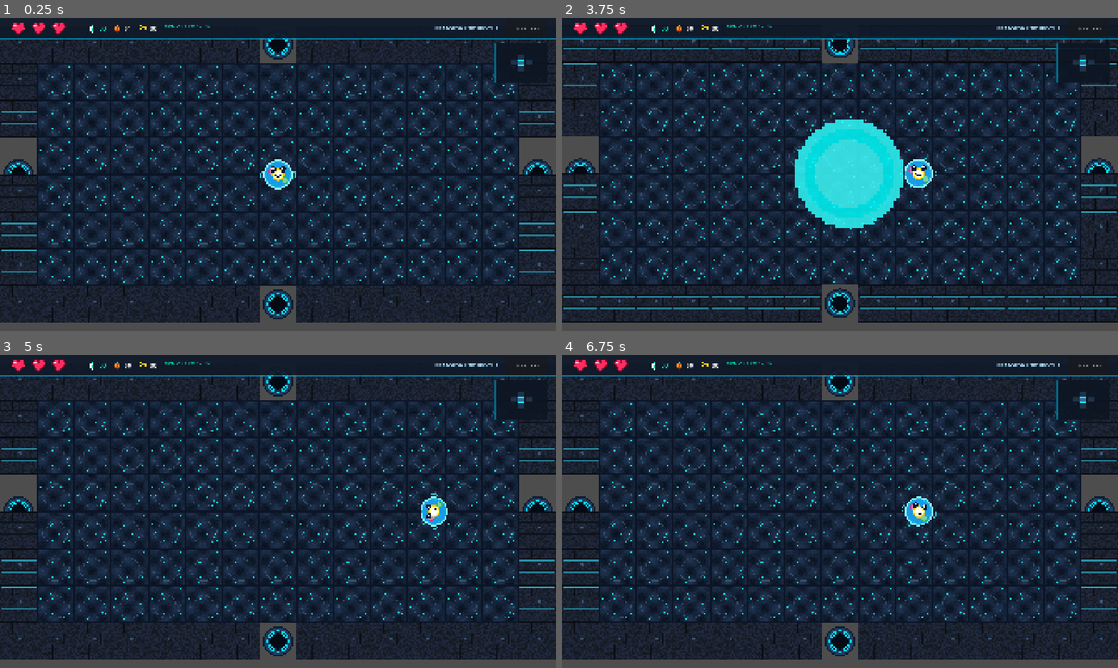
Above: before the commit, frames 1-4 (two rows, left to right).
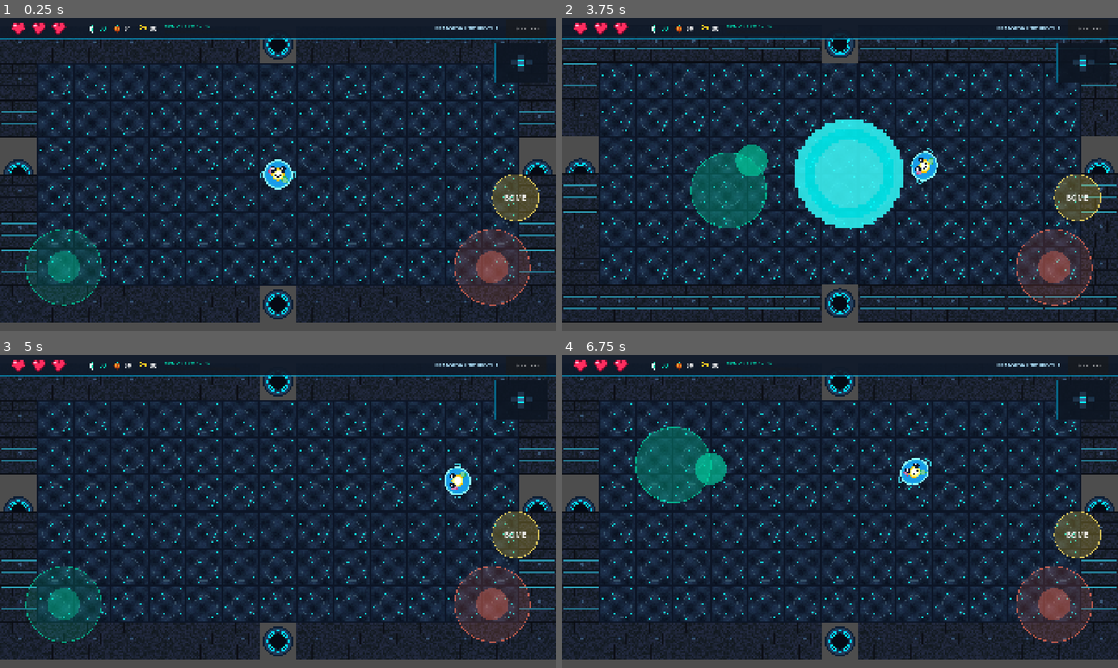
Above: after the commit, the same moments.

Repository: kurosatto/Game
Game: Godot game, scene res://Main.tscn
The game is run twice, just before and just after one commit, with the same random seed, the same clock (stepped at 60 frames per second) and the same inputs.
Inputs (mouse positions are in pixels of both pictures, inside the frame that each line leads up to):
- Up to frame 1 (0.25 s): no input
- Up to frame 2 (3.75 s): tap Enter at 0.5 s; move the mouse to (962, 158) at 0.52 s; hold D (move_right) 0.53-1.25 s; tap E (place_bomb) at 0.6 s; click (962, 158) at 0.67 s; tap Space at 0.77 s; click "⚙ SETTINGS" at 1.25 s; click "Windowed (1920 x 1080 - 1080p…" at 2 s; click "RESUME GAME (ESC)" at 2.75 s; drag from (728, 190) to (840, 46) at 3.52 s
- Up to frame 3 (5 s): move the mouse to (333, 442) at 4.27 s; hold D (move_right) from 4.28 s (still down); hold R from 4.28 s (still down); click (333, 442) at 4.42 s; tap E (place_bomb) at 4.55 s
- Up to frame 4 (6.75 s): release D (move_right) at 5 s; release R at 5 s; drag from (812, 574) to (584, 511) at 5.02 s; move the mouse to (1006, 558) at 5.77 s; hold A (move_left) 5.78-6.5 s; tap E (place_bomb) at 5.85 s; click (1006, 558) at 5.92 s; tap Space at 6.02 s; drag from (673, 464) to (1095, 511) at 6.52 s

The runs differ from the first frame. In frame 1, 6.1% of the frame differs, in the area x 4-97%, y 50-92%; in frame 2, 6.9%; in frame 3, 6.8%; in frame 4, 7.2%, in the area x 13-97%, y 22-92%.

Commit message:
Add Android touch controls and fit tall phone screens
Floating move and shoot sticks plus a bomb button press the same input
actions as the keyboard, shown only on touch devices. Stretch aspect is
now expand with sensor landscape, and HUD overlays anchor to the screen
edges so wide 20:9 phones fill the screen. Tap restarts after game over.

Co-Authored-By: Claude Opus 5.5 <noreply@anthropic.com>
Claude-Session: https://claude.ai/code/session_01LWzy8HRMBGF58NKaSmcoKW

Diff:
--- a/HUD.tscn
+++ b/HUD.tscn
@@ -36,9 +36,11 @@
 script = ExtResource("1_hud")
 
 [node name="HUDPanel" type="Panel" parent="."]
-custom_minimum_size = Vector2(1920, 72)
-offset_right = 1920.0
+custom_minimum_size = Vector2(0, 72)
+anchors_preset = 10
+anchor_right = 1.0
 offset_bottom = 72.0
+grow_horizontal = 2
 theme_override_styles/panel = SubResource("StyleBoxFlat_panel")
 
 [node name="MarginContainer" type="MarginContainer" parent="HUDPanel"]
@@ -152,10 +154,14 @@
 text = " ⚙ SETTINGS "
 
 [node name="MinimapContainer" type="PanelContainer" parent="."]
-offset_left = 1710.0
+anchors_preset = 1
+anchor_left = 1.0
+anchor_right = 1.0
+offset_left = -210.0
 offset_top = 85.0
-offset_right = 1890.0
+offset_right = -30.0
 offset_bottom = 225.0
+grow_horizontal = 0
 
 [node name="Minimap" type="Control" parent="MinimapContainer"]
 layout_mode = 2
@@ -217,8 +223,11 @@
 
 [node name="SettingsModal" type="ColorRect" parent="."]
 visible = false
-offset_right = 1920.0
-offset_bottom = 1080.0
+anchors_preset = 15
+anchor_right = 1.0
+anchor_bottom = 1.0
+grow_horizontal = 2
+grow_vertical = 2
 color = Color(0, 0, 0, 0.75)
 
 [node name="Panel" type="Panel" parent="SettingsModal"]
@@ -317,8 +326,11 @@
 
 [node name="GameOverScreen" type="ColorRect" parent="."]
 visible = false
-offset_right = 1920.0
-offset_bottom = 1080.0
+anchors_preset = 15
+anchor_right = 1.0
+anchor_bottom = 1.0
+grow_horizontal = 2
+grow_vertical = 2
 color = Color(0.08, 0.02, 0.05, 0.88)
 
 [node name="Center" type="VBoxContainer" parent="GameOverScreen"]
@@ -346,13 +358,16 @@
 [node name="SubLabel" type="Label" parent="GameOverScreen/Center"]
 layout_mode = 2
 theme_override_font_sizes/font_size = 22
-text = "Your genetic lineage was severed.\nPress R to Mutate Anew"
+text = "Your genetic lineage was severed.\nPress R or tap to Mutate Anew"
 horizontal_alignment = 1
 
 [node name="VictoryScreen" type="ColorRect" parent="."]
 visible = false
-offset_right = 1920.0
-offset_bottom = 1080.0
+anchors_preset = 15
+anchor_right = 1.0
+anchor_bottom = 1.0
+grow_horizontal = 2
+grow_vertical = 2
 color = Color(0.02, 0.1, 0.08, 0.88)
 
 [node name="Center" type="VBoxContainer" parent="VictoryScreen"]
@@ -386,5 +401,5 @@
 [node name="RestartLabel" type="Label" parent="VictoryScreen/Center"]
 layout_mode = 2
 theme_override_font_sizes/font_size = 18
-text = "Press R to Restart"
-horizontal_alignment = 1
+text = "Press R or tap to Restart"
+horizontal_alignment = 1
--- a/Main.gd
+++ b/Main.gd
@@ -67,6 +67,12 @@
         if Input.is_key_pressed(KEY_R):
             get_tree().reload_current_scene()
 
+func _input(event: InputEvent):
+    # Tap anywhere to restart on touch screens (no R key on a phone)
+    if event is InputEventScreenTouch and event.pressed:
+        if hud.game_over_screen.visible or hud.victory_screen.visible:
+            get_tree().reload_current_scene()
+
 func shake_camera(amount: float):
     camera_shake_amount = amount
 
--- a/Main.tscn
+++ b/Main.tscn
@@ -1,8 +1,9 @@
-[gd_scene load_steps=4 format=3 uid="uid://c10main"]
+[gd_scene load_steps=5 format=3 uid="uid://c10main"]
 
 [ext_resource type="Script" path="res://Main.gd" id="1_main"]
 [ext_resource type="PackedScene" uid="uid://c3player" path="res://Player.tscn" id="2_player"]
 [ext_resource type="PackedScene" uid="uid://c9hud" path="res://HUD.tscn" id="3_hud"]
+[ext_resource type="Script" path="res://TouchControls.gd" id="4_touch"]
 
 [node name="Main" type="Node2D"]
 script = ExtResource("1_main")
@@ -18,11 +19,17 @@
 
 [node name="HUD" parent="." instance=ExtResource("3_hud")]
 
+[node name="TouchControls" type="CanvasLayer" parent="."]
+script = ExtResource("4_touch")
+
 [node name="TransitionLayer" type="CanvasLayer" parent="."]
 layer = 100
 
 [node name="ColorRect" type="ColorRect" parent="TransitionLayer"]
 visible = false
-offset_right = 1920.0
-offset_bottom = 1080.0
+anchors_preset = 15
+anchor_right = 1.0
+anchor_bottom = 1.0
+grow_horizontal = 2
+grow_vertical = 2
 color = Color(0, 0, 0, 1)
--- a/SettingsManager.gd
+++ b/SettingsManager.gd
@@ -58,6 +58,9 @@
 
 func set_window_mode(index: int):
     window_mode_index = index
+    # Phones always run fullscreen; the desktop window sizes don't apply
+    if OS.has_feature("mobile"):
+        return
     match index:
         0: # 1280x720
             DisplayServer.window_set_mode(DisplayServer.WINDOW_MODE_WINDOWED)
--- /dev/null
+++ b/TouchControls.gd
@@ -0,0 +1,161 @@
+# TouchControls.gd
+# On-screen twin-stick controls for phones and tablets.
+# Left half of the screen is a floating movement stick, right half is a floating
+# shoot stick, plus a bomb button. Each control presses the same InputMap actions
+# the keyboard uses, so Player.gd needs no touch-specific code.
+extends CanvasLayer
+
+const STICK_RADIUS := 130.0
+const KNOB_RADIUS := 55.0
+const DEADZONE := 0.25
+const BOMB_RADIUS := 80.0
+const TOP_BAR_HEIGHT := 90.0 # Leave the HUD bar (settings button) to normal taps
+
+var move_stick := {
+    "touch": -1, "origin": Vector2.ZERO, "vec": Vector2.ZERO,
+    "actions": ["move_left", "move_right", "move_up", "move_down"],
+}
+var shoot_stick := {
+    "touch": -1, "origin": Vector2.ZERO, "vec": Vector2.ZERO,
+    "actions": ["shoot_left", "shoot_right", "shoot_up", "shoot_down"],
+}
+var bomb_touch: int = -1
+
+var canvas: Control
+
+func _ready():
+    layer = 50
+    process_mode = Node.PROCESS_MODE_ALWAYS
+    visible = should_show()
+
+    canvas = Control.new()
+    canvas.set_anchors_preset(Control.PRESET_FULL_RECT)
+    canvas.mouse_filter = Control.MOUSE_FILTER_IGNORE
+    canvas.draw.connect(_on_canvas_draw)
+    canvas.resized.connect(canvas.queue_redraw)
+    add_child(canvas)
+
+static func should_show() -> bool:
+    return OS.has_feature("mobile") or DisplayServer.is_touchscreen_available()
+
+func screen_size() -> Vector2:
+    return canvas.size if canvas else get_viewport().get_visible_rect().size
+
+func bomb_center() -> Vector2:
+    var s = screen_size()
+    return Vector2(s.x - 140.0, s.y - 460.0)
+
+func rest_origin(stick: Dictionary) -> Vector2:
+    var s = screen_size()
+    if is_same(stick, move_stick):
+        return Vector2(220.0, s.y - 220.0)
+    return Vector2(s.x - 220.0, s.y - 220.0)
+
+func _input(event: InputEvent):
+    if not visible:
+        return
+    if get_tree().paused:
+        if move_stick.touch != -1 or shoot_stick.touch != -1 or bomb_touch != -1:
+            release_all()
+        return
+
+    if event is InputEventScreenTouch:
+        if event.pressed:
+            _on_touch_down(event.index, event.position)
+        else:
+            _on_touch_up(event.index)
+    elif event is InputEventScreenDrag:
+        for stick in [move_stick, shoot_stick]:
+            if stick.touch == event.index:
+                _update_stick(stick, event.position)
+
+func _on_touch_down(index: int, pos: Vector2):
+    if pos.y < TOP_BAR_HEIGHT:
+        return
+
+    if pos.distance_to(bomb_center()) <= BOMB_RADIUS and bomb_touch == -1:
+        bomb_touch = index
+        Input.action_press("place_bomb")
+        canvas.queue_redraw()
+        return
+
+    var stick = move_stick if pos.x < screen_size().x * 0.5 else shoot_stick
+    if stick.touch != -1:
+        return
+    stick.touch = index
+    stick.origin = pos
+    _update_stick(stick, pos)
+
+func _on_touch_up(index: int):
+    if index == bomb_touch:
+        bomb_touch = -1
+        Input.action_release("place_bomb")
+        canvas.queue_redraw()
+        return
+
+    for stick in [move_stick, shoot_stick]:
+        if stick.touch == index:
+            stick.touch = -1
+            stick.vec = Vector2.ZERO
+            _apply_stick(stick)
+            canvas.queue_redraw()
+
+func _update_stick(stick: Dictionary, pos: Vector2):
+    var offset: Vector2 = (pos - stick.origin).limit_length(STICK_RADIUS)
+    stick.vec = offset / STICK_RADIUS
+    _apply_stick(stick)
+    canvas.queue_redraw()
+
+func _apply_stick(stick: Dictionary):
+    var v: Vector2 = stick.vec
+    if v.length() < DEADZONE:
+        v = Vector2.ZERO
+    var acts: Array = stick.actions
+    _set_action(acts[0], max(0.0, -v.x))
+    _set_action(acts[1], max(0.0, v.x))
+    _set_action(acts[2], max(0.0, -v.y))
+    _set_action(acts[3], max(0.0, v.y))
+
+func _set_action(action: String, strength: float):
+    if strength > 0.0:
+        Input.action_press(action, strength)
+    else:
+        Input.action_release(action)
+
+func release_all():
+    for stick in [move_stick, shoot_stick]:
+        stick.touch = -1
+        stick.vec = Vector2.ZERO
+        _apply_stick(stick)
+    if bomb_touch != -1:
+        bomb_touch = -1
+        Input.action_release("place_bomb")
+    canvas.queue_redraw()
+
+func _notification(what: int):
+    # Don't leave actions stuck down if the app is backgrounded mid-touch
+    if what == NOTIFICATION_APPLICATION_FOCUS_OUT or what == NOTIFICATION_APPLICATION_PAUSED:
+        release_all()
+
+func _on_canvas_draw():
+    _draw_stick(move_stick, Color(0.0, 0.85, 0.65))
+    _draw_stick(shoot_stick, Color(1.0, 0.45, 0.35))
+
+    var bc = bomb_center()
+    var bomb_alpha = 0.55 if bomb_touch != -1 else 0.25
+    canvas.draw_circle(bc, BOMB_RADIUS, Color(0.95, 0.8, 0.2, bomb_alpha))
+    canvas.draw_arc(bc, BOMB_RADIUS, 0.0, TAU, 48, Color(1.0, 0.9, 0.4, 0.8), 3.0)
+    var font = ThemeDB.fallback_font
+    var label = "BOMB"
+    var fs = 26
+    var tw = font.get_string_size(label, HORIZONTAL_ALIGNMENT_LEFT, -1, fs).x
+    canvas.draw_string(font, bc + Vector2(-tw / 2.0, fs * 0.35), label, HORIZONTAL_ALIGNMENT_LEFT, -1, fs, Color(1, 1, 1, 0.9))
+
+func _draw_stick(stick: Dictionary, col: Color):
+    var active = stick.touch != -1
+    var origin: Vector2 = stick.origin if active else rest_origin(stick)
+    var base_alpha = 0.3 if active else 0.15
+    canvas.draw_circle(origin, STICK_RADIUS, Color(col.r, col.g, col.b, base_alpha))
+    canvas.draw_arc(origin, STICK_RADIUS, 0.0, TAU, 64, Color(col.r, col.g, col.b, 0.7), 3.0)
+    var knob: Vector2 = origin + stick.vec * STICK_RADIUS
+    canvas.draw_circle(knob, KNOB_RADIUS, Color(col.r, col.g, col.b, 0.6 if active else 0.35))
--- a/project.godot
+++ b/project.godot
@@ -26,7 +26,8 @@
 window/size/window_width_override=1920
 window/size/window_height_override=1080
 window/stretch/mode="canvas_items"
-window/stretch/aspect="keep"
+window/stretch/aspect="expand"
+window/handheld/orientation=4
 
 [rendering]
 
